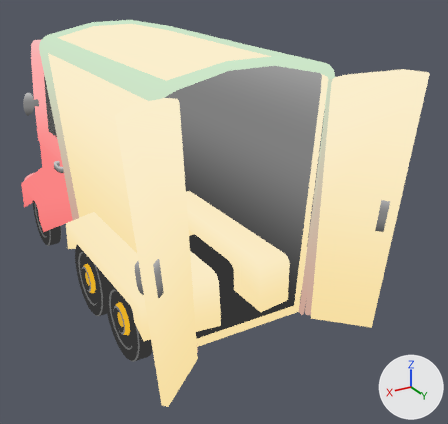
What one commit did to the glTF model assets/3D/cars/LKW2.glb.
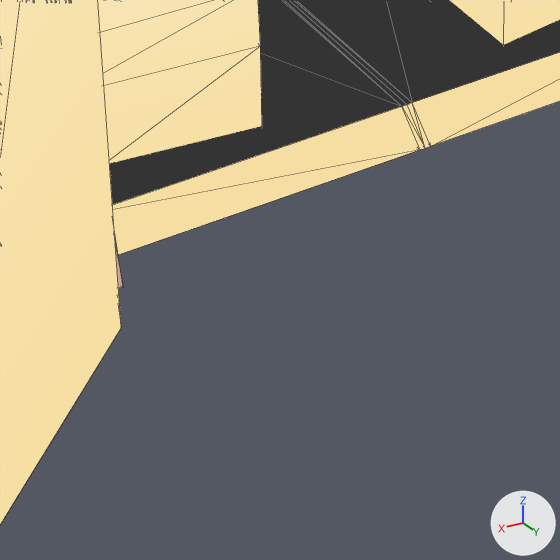
Each version appears first whole from a 50 mm lens placed at (4.25, 10.09, 5.63), pointed at (-0.94, 1.43, 1.3), and next in a close-up on the part from 40% to 60% of the width and 72% to 94% of the height. Every picture has the same lights, and +X, +Y and +Z are marked at lower right. The close-ups show mesh edges as thin lines. Vertices at the same position are counted once.

The scene before the commit, as lines of its bpy script (objects in view):
```python
me_cube_023 = bpy.data.meshes.new('Cube.023')
me_cube_023.from_pydata(...)  # 801 vertices, 1656 faces; spans x -2.14..2.14, y -0.99..4.61, z 0.37..4.38
me_cube_023.materials.append(mat_auto)
ob_wagen_002 = bpy.data.objects.new('Wagen.002', me_cube_023)
ob_wagen_002.location = (0.0, 0.0, 0.0)
```
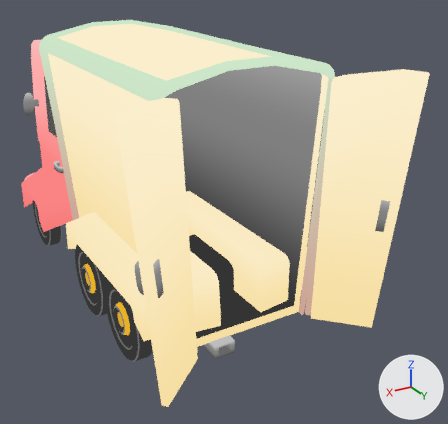
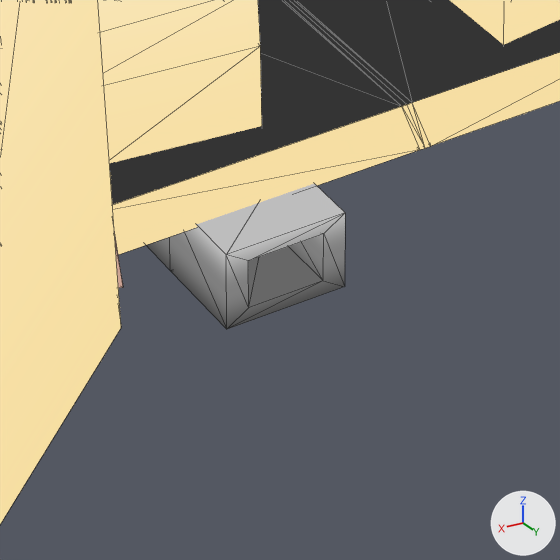
Scene script edits in JSON lines:
```json
{"block": "me_cube_023", "where": "# used by ob_wagen_002; location = (0.0, 0.0, 0.0)"}
{"op": "remove", "block": "me_cube_023", "code": "me_cube_023.from_pydata(...)  # 801 vertices, 1656 faces; spans x -2.14..2.14, y -0.99..4.61, z 0.37..4.38"}
{"op": "add", "block": "me_cube_023", "code": "me_cube_023.from_pydata(...)  # 825 vertices, 1700 faces; spans x -2.14..2.14, y -0.99..4.61, z 0.26..4.38"}
{"block": "me_cube_023", "change": "me_cube_023 part 1: a new loose piece of 24 vertices spanning x 0.31..0.63, y 3.04..3.81, z 0.26..0.47, in mat_auto"}
```

Pixel boxes [x1, y1, x2, y2] of what changed, in the close-ups (560 x 560 px):
```json
{"part": 1, "of": "me_cube_023", "change": "added", "after": [146, 184, 345, 329]}
```
